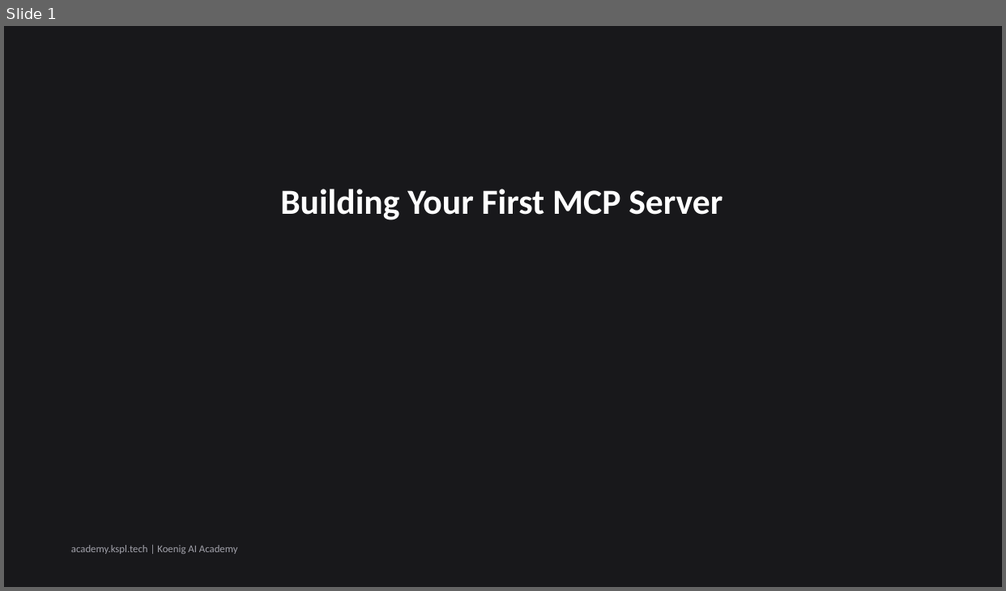
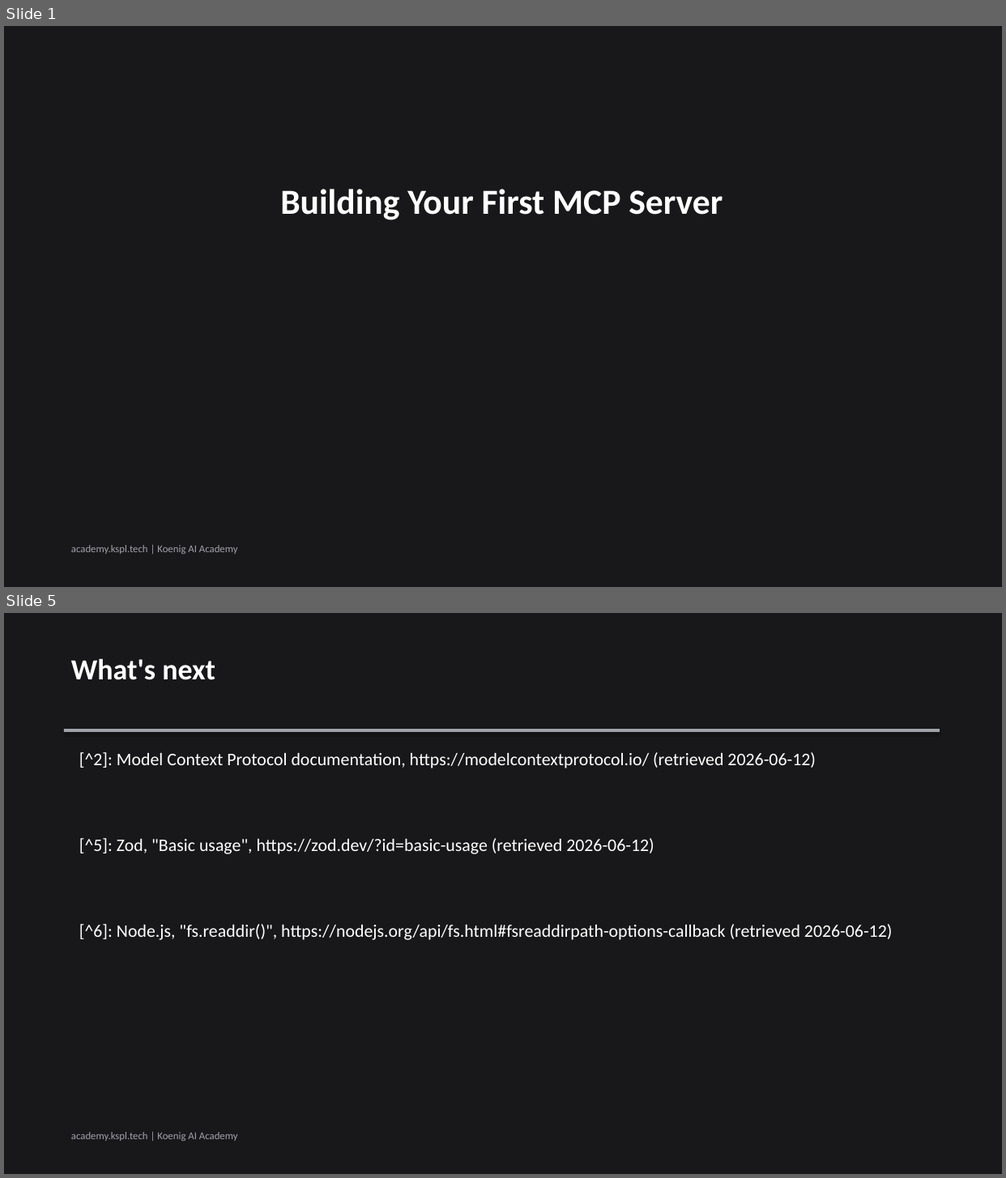
Before and after one commit to Koenig-Solutions-Private-Limited/koenig-ai-org, a slide deck: vault/courses/claude-tool-use-from-zero/ch03-slides.pptx. Shown one above the other, each under a label of ours: slide 1 before the commit, slides 1 and 5 after it; the slides between them are not shown. The pictures are 1006x591 and 1006x1178 pixels, drawn with LibreOffice and Linux fonts; fonts in the diff are those of the drawing. Boxes give left, top, right and bottom in pixels: in the first picture for what was removed or moved away, otherwise in the second. Text is boxed around its words. In the diff, an @@ line names an element or a change of style, - is before the commit and + after.

```diff
--- a/vault/courses/claude-tool-use-from-zero/ch03-slides.pptx
+++ b/vault/courses/claude-tool-use-from-zero/ch03-slides.pptx
@@ slide 5 added at <box>4,613,1002,1174</box>, background #18181B @@
@@ text added at <box>71,658,215,680</box>, 28 pt, text #FFFFFF, bold @@
+What's next
@@ rectangle added at <box>64,729,940,732</box>, fill #A1A1AA @@
@@ text added at <box>79,752,816,769</box>, 17 pt, text #FFFFFF @@
+[^2]: Model Context Protocol documentation, https://modelcontextprotocol.io/ (retrieved 2026-06-12)
@@ text added at <box>79,838,654,854</box>, 17 pt, text #FFFFFF @@
+[^5]: Zod, "Basic usage", https://zod.dev/?id=basic-usage (retrieved 2026-06-12)
@@ text added at <box>79,924,893,940</box>, 17 pt, text #FFFFFF @@
+[^6]: Node.js, "fs.readdir()", https://nodejs.org/api/fs.html#fsreaddirpath-options-callback (retrieved 2026-06-12)
@@ text added at <box>71,1132,238,1141</box>, 10 pt, text #A1A1AA @@
+academy.kspl.tech | Koenig AI Academy
```
Also in this commit, not shown: 1 slide changed, 3 other slides added, 5 slides removed.
